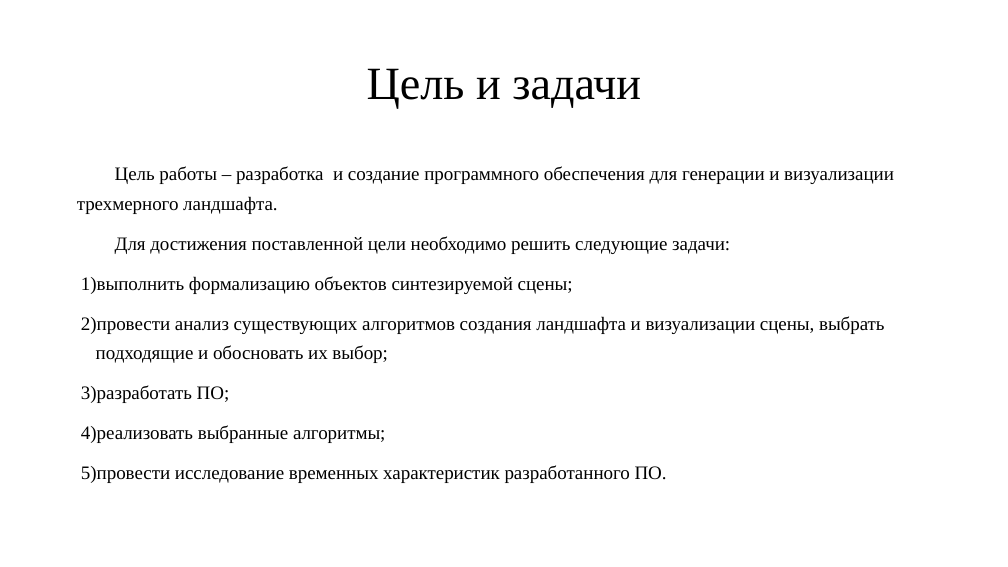
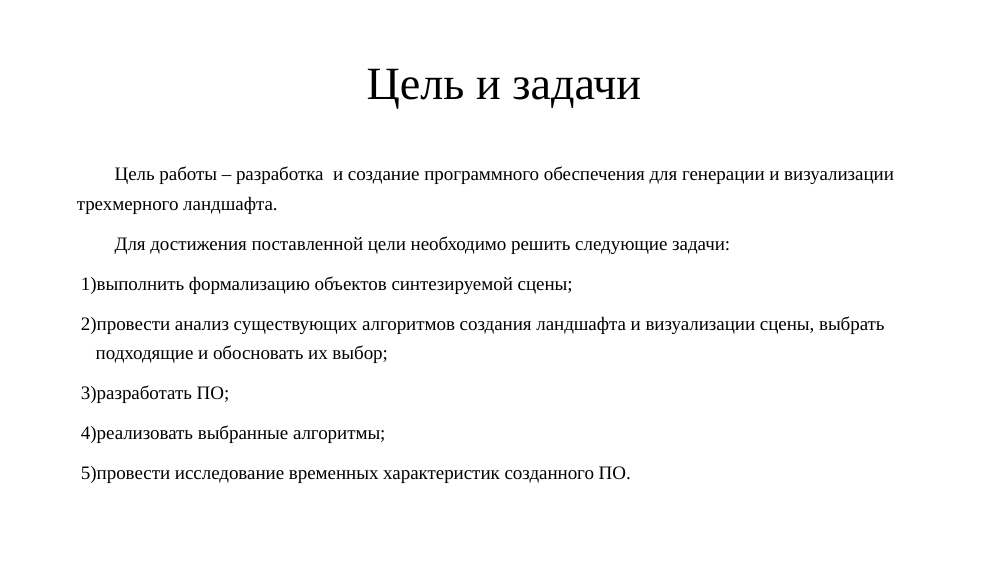
Before and after one commit to nikitalystsev/cg_course, a slide deck: slide 2 of docs/course/presentation/pres.pptx. Drawn at 1008x567 pixels with LibreOffice and Linux fonts; fonts in the diff are those of the drawing. Boxes give left, top, right and bottom in pixels: in the first picture for what was removed or moved away, otherwise in the second. Text is boxed around its words. In the diff, an @@ line names an element or a change of style, - is before the commit and + after.

```diff
--- a/docs/course/presentation/pres.pptx
+++ b/docs/course/presentation/pres.pptx
@@ text at [81,466,631,483]: text changed @@
-5) провести исследование временных характеристик разработанного ПО.
+5) провести исследование временных характеристик созданного ПО.
```
Also in this commit, not shown: 1 other slide changed, 1 other file.
